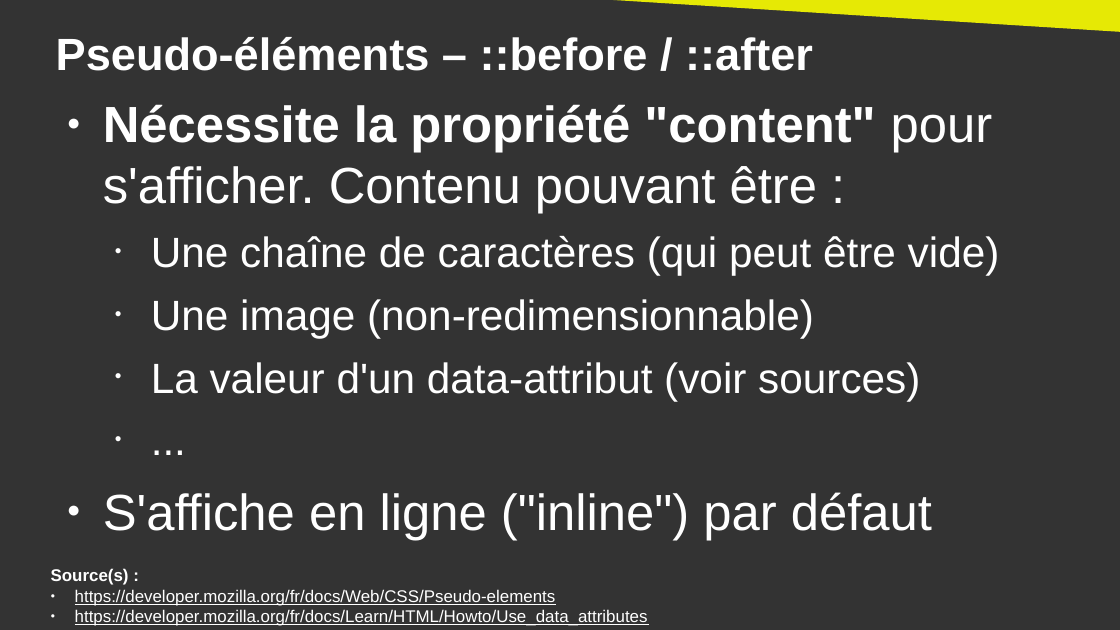
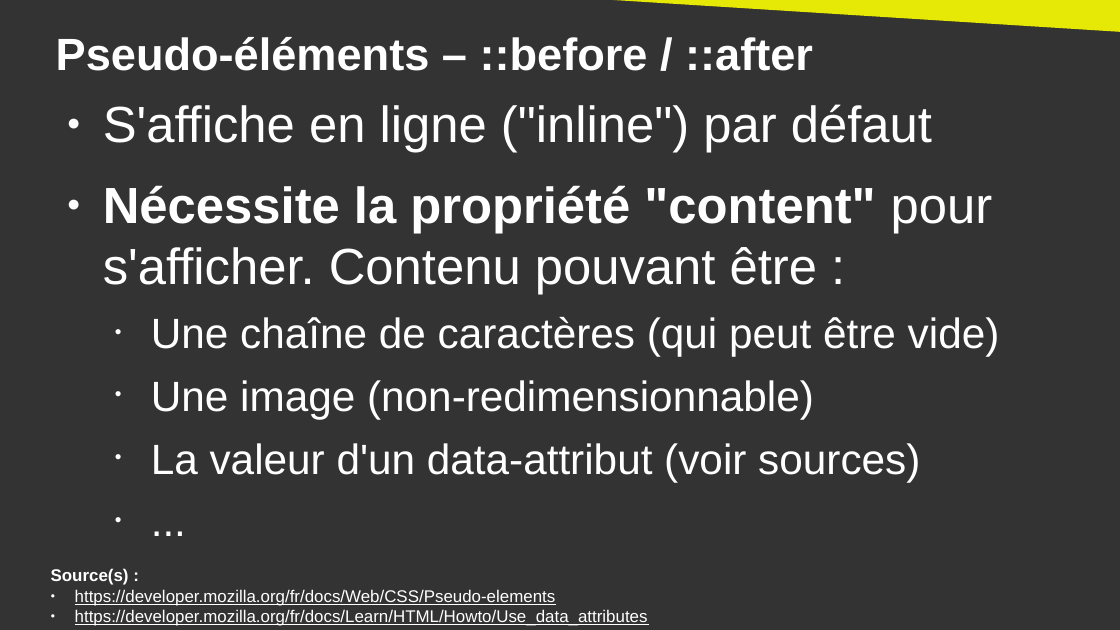
Before and after one commit to DanYellow/cours, a slide deck: slide 19 of integration-web-s2/travaux-pratiques/numero-3/presentation.odp. Drawn at 1120x630 pixels with LibreOffice and Linux fonts; fonts in the diff are those of the drawing. Boxes give left, top, right and bottom in pixels: in the first picture for what was removed or moved away, otherwise in the second. Text is boxed around its words. In the diff, an @@ line names an element or a change of style, - is before the commit and + after.

```diff
--- a/integration-web-s2/travaux-pratiques/numero-3/presentation.odp
+++ b/integration-web-s2/travaux-pratiques/numero-3/presentation.odp
@@ text at [103,104,932,153]: paragraph added @@
+● S'affiche en ligne ("inline") par défaut
@@ text at [103,492,932,540]: paragraph removed @@
-● S'affiche en ligne ("inline") par défaut
```
Also in this commit, not shown: 1 other slide changed, 1 slide added, 1 other file.
